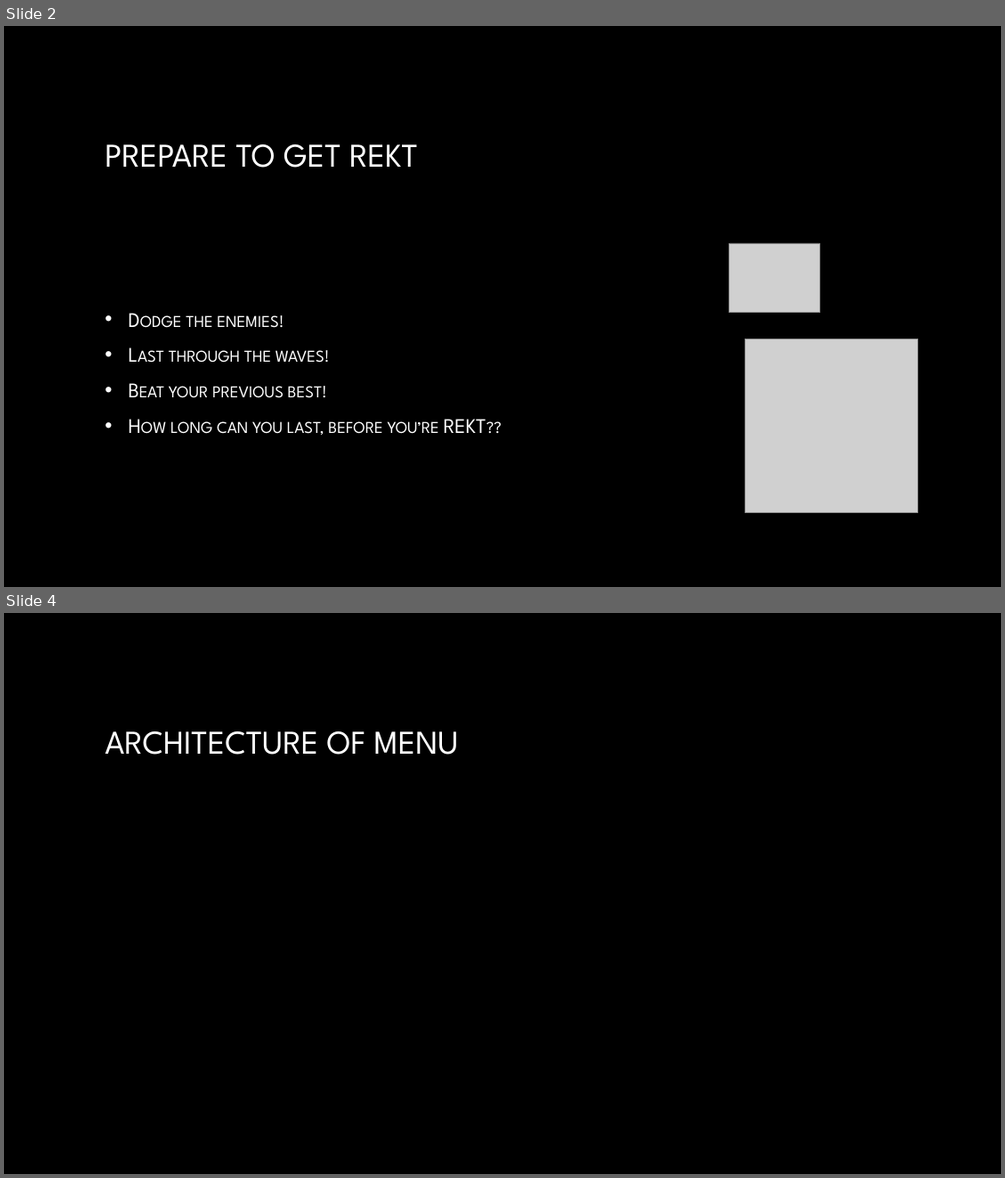
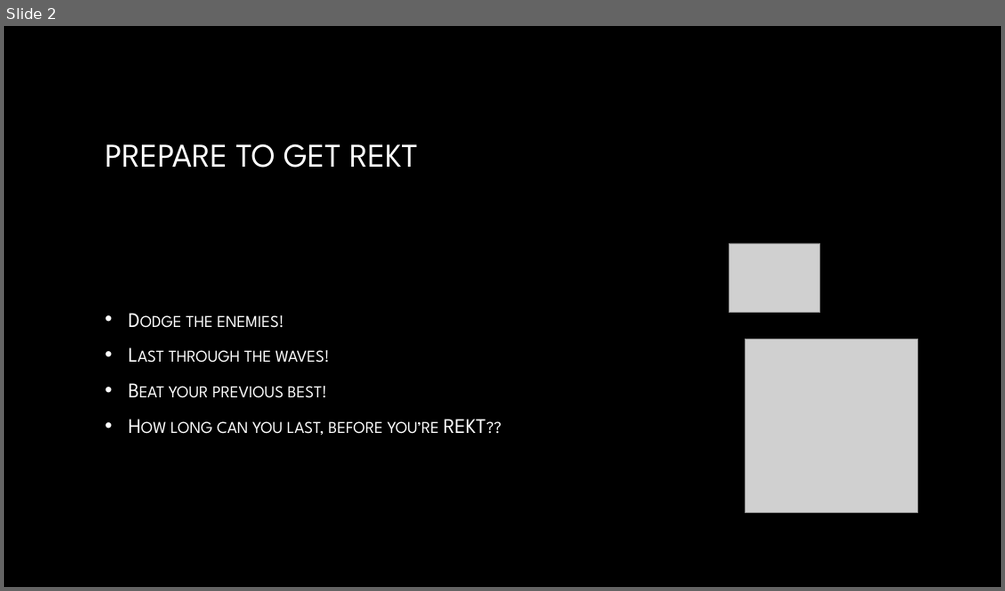
Before and after one commit to losborne/TheREKTangle, a slide deck: ProjectDocumentation/ProjectArchitecture.pptx. Shown one above the other, each under a label of ours: slides 2 and 4 before the commit, slide 2 after it; the slides between them are not shown. The pictures are 1005x1178 and 1005x591 pixels, drawn with LibreOffice and Linux fonts; fonts in the diff are those of the drawing; grey boxes stand for pictures; background and template pictures are left out. Boxes give left, top, right and bottom in pixels: in the first picture for what was removed or moved away, otherwise in the second. Text is boxed around its words. In the diff, an @@ line names an element or a change of style, - is before the commit and + after.

```diff
--- a/ProjectDocumentation/ProjectArchitecture.pptx
+++ b/ProjectDocumentation/ProjectArchitecture.pptx
@@ slide 4 removed at [4,613,1001,1174], background picture (left out) @@
@@ title removed at [105,731,459,755] @@
-ARCHITECTURE OF MENU
```
Also in this commit, not shown: 2 slides changed, 6 slides added, 3 other slides removed, 1 other file.
